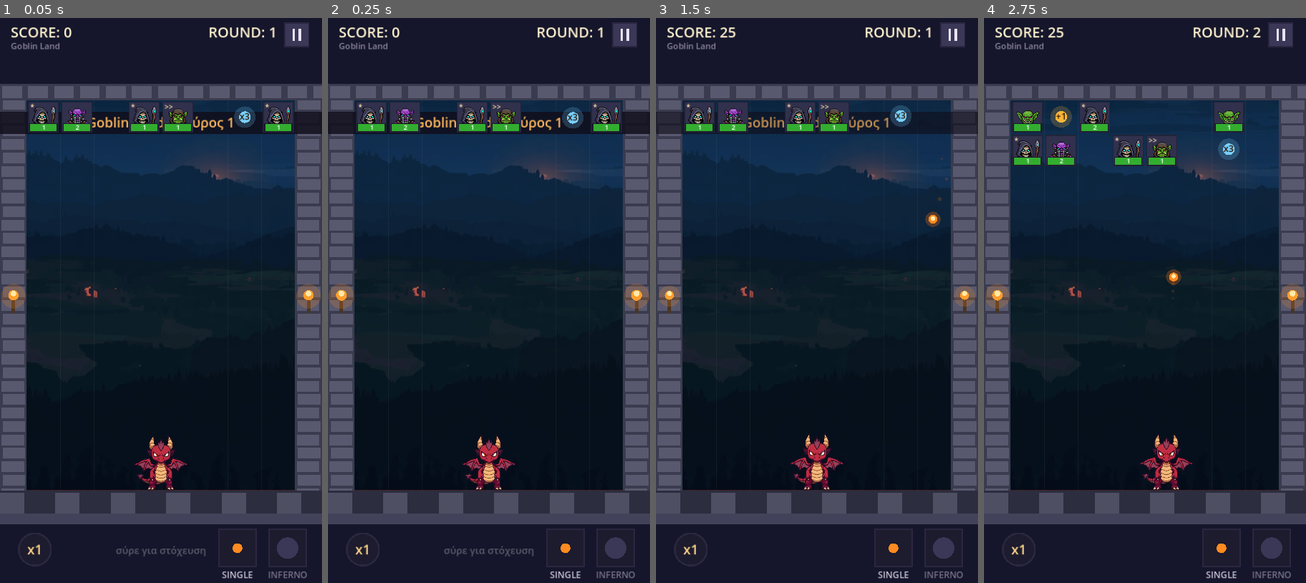
Above: before the commit, frames 1-4 (left to right).
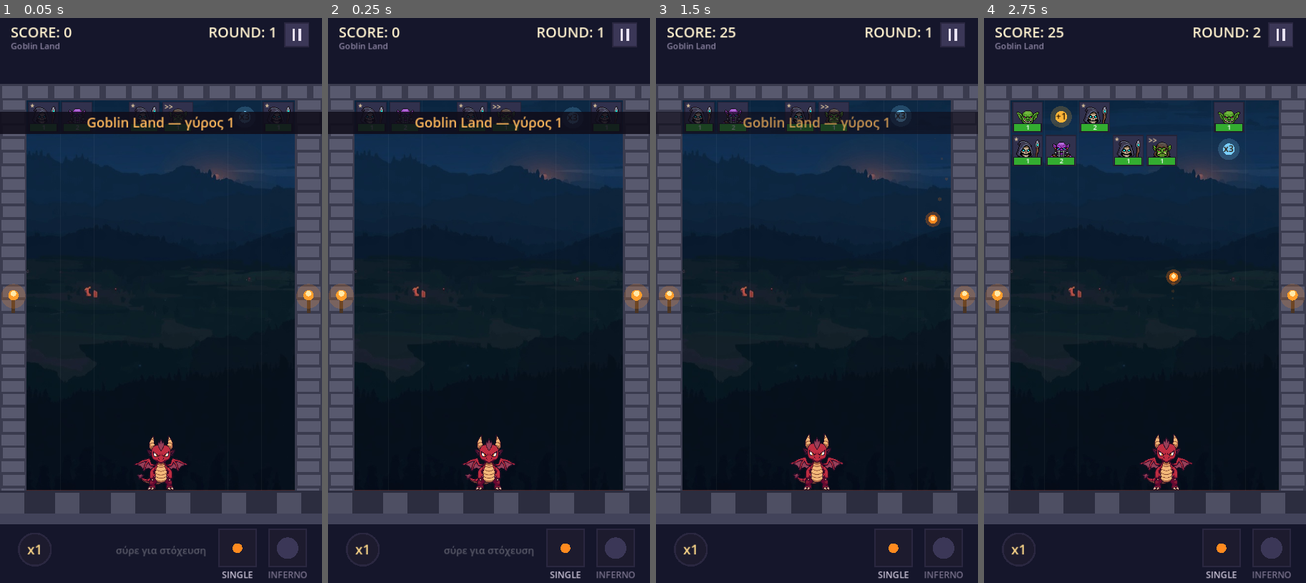
Above: after the commit, the same moments.

Repository: 40panos/-dragon
Game: Godot game, scene res://scenes/main.tscn
Two runs of this game, one before a commit and one after it. Both use one fixed random seed, a clock stepped at 60 frames per second and the inputs below.
Inputs (mouse positions are in pixels of both pictures, inside the frame that each line leads up to):
- Up to frame 1 (0.05 s): no input
- Up to frame 2 (0.25 s): no input
- Up to frame 3 (1.5 s): move the mouse to (887, 272) at 0.52 s; click (887, 272) at 0.67 s; drag from (752, 328) to (900, 119) at 1.27 s
- Up to frame 4 (2.75 s): move the mouse to (1177, 176) at 2.02 s; click (1177, 176) at 2.17 s

The runs differ from the first frame. In frame 1, 1.6% of the frame differs, in the area x 8-92%, y 16-21%; in frame 2, 1.6%; in frame 3, 1.2%; in frame 4, nothing differs.

Commit message:
Move HUD to a CanvasLayer and keep the test suite in the repo
The HUD was drawn in the main node's _draw(), so child nodes painted over it
— round banners were disappearing behind enemy blocks. A CanvasLayer draws
above all Node2D content, which also protects the boss bar and buttons as
more UI lands.

tests/run_tests.gd covers the grid, the three enemy abilities, AoE splash
capping, damage modifiers, boss unlock flow and save round-trip.

Co-Authored-By: Claude Opus 5 <noreply@anthropic.com>

Diff:
--- /dev/null
+++ b/scripts/hud.gd
@@ -0,0 +1,129 @@
+extends Node2D
+## Το HUD ζει σε CanvasLayer ώστε να σχεδιάζεται πάντα πάνω από εχθρούς και μπάλες.
+## Διαβάζει κατάσταση από το main· δεν κρατάει δική του.
+
+var m
+
+
+func _process(_delta: float) -> void:
+	queue_redraw()
+
+
+func _draw() -> void:
+	if m == null:
+		return
+	var font: Font = m.font
+	var W: float = m.W
+	var H: float = m.H
+
+	# ---------------- πάνω μπάρα
+	draw_rect(Rect2(0, 0, W, m.HUD_BAND), Color("15162b"))
+	draw_string(font, Vector2(m.frame_left() + 24.0, 50.0), "SCORE: %d" % m.score,
+		HORIZONTAL_ALIGNMENT_LEFT, -1, 32, Color("fff2cf"))
+	draw_string(font, Vector2(m.frame_right() - 400.0, 50.0), "ROUND: %d" % m.level,
+		HORIZONTAL_ALIGNMENT_RIGHT, 300.0, 32, Color("fff2cf"))
+	var area = m.current_area()
+	if area:
+		draw_string(font, Vector2(m.frame_left() + 24.0, 76.0), area.display_name,
+			HORIZONTAL_ALIGNMENT_LEFT, -1, 19, Color("8d85a3"))
+
+	var pr: Rect2 = m.pause_rect()
+	draw_rect(pr, Color("2a2740"))
+	draw_rect(Rect2(pr.position + Vector2(3, 3), pr.size - Vector2(6, 6)), Color("3b3757"))
+	draw_rect(Rect2(pr.position.x + 18.0, pr.position.y + 15.0, 6.0, 26.0), Color("e8e2f2"))
+	draw_rect(Rect2(pr.position.x + 32.0, pr.position.y + 15.0, 6.0, 26.0), Color("e8e2f2"))
+
+	# ---------------- ζωή boss ή ένδειξη power-up
+	if m.boss != null and is_instance_valid(m.boss):
+		var bw: float = m.frame_right() - m.frame_left() - 48.0
+		var br := Rect2(m.frame_left() + 24.0, 96.0, bw, 20.0)
+		draw_rect(br, Color("2a1420"))
+		var bf: float = clampf(m.boss.hp / maxf(m.boss.max_hp, 1.0), 0.0, 1.0)
+		draw_rect(Rect2(br.position + Vector2(2, 2), Vector2((bw - 4.0) * bf, 16.0)), Color("d4453a"))
+		draw_string(font, Vector2(br.position.x, br.position.y + 16.0), "BOSS",
+			HORIZONTAL_ALIGNMENT_CENTER, bw, 15, Color("ffd7c2"))
+	elif m.triple_turns > 0:
+		var pw := 288.0
+		var r := Rect2(W * 0.5 - pw * 0.5, 88.0, pw, 62.0)
+		draw_rect(r, Color("1d1b2e"))
+		draw_rect(Rect2(r.position + Vector2(3, 3), r.size - Vector2(6, 6)), Color("2a2740"))
+		var f := float(m.triple_turns) / float(m.TRIPLE_TURNS)
+		var bar := Rect2(r.position.x + 14.0, r.position.y + 12.0, 9.0, r.size.y - 24.0)
+		draw_rect(bar, Color("15162b"))
+		draw_rect(Rect2(bar.position.x, bar.position.y + bar.size.y * (1.0 - f),
+			bar.size.x, bar.size.y * f), Color("6fc3ff"))
+		draw_circle(Vector2(r.position.x + 50.0, r.position.y + 31.0), 14.0, Color("ff9e2c"))
+		draw_string(font, Vector2(r.position.x + 74.0, r.position.y + 40.0), "Triple Shot",
+			HORIZONTAL_ALIGNMENT_LEFT, -1, 25, Color("ffe1ad"))
+
+	# ---------------- κάτω μπάρα
+	draw_rect(Rect2(0, m.ui_top, W, H - m.ui_top), Color("15162b"))
+
+	var shown: int = (m.live_balls + m.to_fire) if m.phase == "shoot" else m.ball_count
+	var bc := Vector2(m.frame_left() + 78.0, m.ui_top + 56.0)
+	draw_circle(bc, 38.0, Color("2a2740"))
+	draw_circle(bc, 34.0, Color("1d1b2e"))
+	draw_string(font, Vector2(bc.x - 40.0, bc.y + 11.0), "x%d" % shown,
+		HORIZONTAL_ALIGNMENT_CENTER, 80.0, 30, Color("ffd98a"))
+
+	# διακόπτης single / AoE
+	var ar: Rect2 = m.aoe_rect()
+	draw_rect(ar, Color("2a2740"))
+	draw_rect(Rect2(ar.position + Vector2(3, 3), ar.size - Vector2(6, 6)),
+		Color("3b3757") if m.aoe_mode else Color("1d1b2e"))
+	var ac := ar.position + ar.size * 0.5
+	if m.aoe_mode:
+		draw_circle(ac, 22.0, Color(1.0, 0.55, 0.15, 0.30))
+		for d in [Vector2(1, 0), Vector2(-1, 0), Vector2(0, 1), Vector2(0, -1)]:
+			draw_circle(ac + d * 20.0, 6.0, Color("ff9e2c"))
+	draw_circle(ac, 11.0, Color("ff8a1f"))
+	draw_string(font, Vector2(ar.position.x - 22.0, ar.end.y + 24.0),
+		"AOE" if m.aoe_mode else "SINGLE",
+		HORIZONTAL_ALIGNMENT_CENTER, ar.size.x + 44.0, 20, Color("c9c2d6"))
+
+	# special με μπάρα φόρτισης
+	var sr: Rect2 = m.special_rect()
+	draw_rect(sr, Color("2a2740"))
+	draw_rect(Rect2(sr.position + Vector2(3, 3), sr.size - Vector2(6, 6)), Color("1d1b2e"))
+	var charge := 0.0
+	if m.dragon:
+		charge = clampf(m.special_charge / maxf(m.dragon.special_cost, 1.0), 0.0, 1.0)
+	draw_rect(Rect2(sr.position.x + 3.0, sr.end.y - 3.0 - (sr.size.y - 6.0) * charge,
+		sr.size.x - 6.0, (sr.size.y - 6.0) * charge), Color(0.42, 0.76, 1.0, 0.30))
+	var sc := sr.position + sr.size * 0.5
+	var ready: bool = m.special_ready()
+	draw_circle(sc, 24.0, Color("6fc3ff") if ready else Color("3b3757"))
+	if ready:
+		draw_circle(sc, 30.0 + sin(m.t * 6.0) * 2.0, Color(0.42, 0.76, 1.0, 0.18))
+	draw_string(font, Vector2(sr.position.x - 30.0, sr.end.y + 24.0),
+		m.dragon.special_name() if m.dragon else "SPECIAL",
+		HORIZONTAL_ALIGNMENT_CENTER, sr.size.x + 60.0, 20,
+		Color("ffe1ad") if ready else Color("77708a"))
+
+	if m.phase == "aim" and not m.aiming:
+		draw_string(font, Vector2(0, m.ui_top + 66.0), "σύρε για στόχευση",
+			HORIZONTAL_ALIGNMENT_CENTER, W, 22, Color(1, 1, 1, 0.30))
+
+	# ---------------- ανακοινώσεις
+	if m.banner != "":
+		var alpha := clampf(m.banner_time, 0.0, 1.0)
+		var plate := Rect2(m.frame_left(), m.PF_TOP + 26.0,
+			m.frame_right() - m.frame_left(), 50.0)
+		draw_rect(plate, Color(0.06, 0.05, 0.10, 0.88 * alpha))
+		draw_string(font, Vector2(0, plate.position.y + 35.0), m.banner,
+			HORIZONTAL_ALIGNMENT_CENTER, W, 30, Color(1.0, 0.72, 0.36, alpha))
+
+	if m.paused:
+		draw_rect(Rect2(Vector2.ZERO, Vector2(W, H)), Color(0.04, 0.03, 0.06, 0.72))
+		draw_string(font, Vector2(0, H * 0.46), "ΠΑΥΣΗ",
+			HORIZONTAL_ALIGNMENT_CENTER, W, 56, Color("ffb35c"))
+
+	if m.phase == "over":
+		draw_rect(Rect2(Vector2.ZERO, Vector2(W, H)), Color(0.04, 0.03, 0.06, 0.82))
+		draw_string(font, Vector2(0, H * 0.44), "GAME OVER",
+			HORIZONTAL_ALIGNMENT_CENTER, W, 64, Color("ff9b3d"))
+		draw_string(font, Vector2(0, H * 0.44 + 58.0),
+			"SCORE %d  •  ROUND %d  •  ρεκόρ %d" % [m.score, m.level, int(m.save.get("best_score", 0))],
+			HORIZONTAL_ALIGNMENT_CENTER, W, 28, Color("9b93ad"))
+		draw_string(font, Vector2(0, H * 0.44 + 126.0), "tap για νέο παιχνίδι",
+			HORIZONTAL_ALIGNMENT_CENTER, W, 26, Color(1, 1, 1, 0.5))
--- a/scripts/main.gd
+++ b/scripts/main.gd
@@ -94,7 +94,20 @@
 	_load_content()
 	save = SaveManager.load_data()
 	_build_walls()
+	_make_hud()
 	_start()
+
+
+## Το HUD μπαίνει σε CanvasLayer ώστε να μένει πάνω από εχθρούς και μπάλες.
+func _make_hud() -> void:
+	var layer := CanvasLayer.new()
+	layer.layer = 10
+	add_child(layer)
+	var hud := Node2D.new()
+	hud.set_script(load("res://scripts/hud.gd"))
+	hud.process_mode = Node.PROCESS_MODE_ALWAYS
+	layer.add_child(hud)
+	hud.m = self
 
 
 # ---------------------------------------------------------------- περιεχόμενο
@@ -642,9 +655,7 @@
 	_draw_ground()
 	_draw_dragon()
 	_draw_aim()
-	_draw_hud()
-	if phase == "over":
-		_draw_over()
+	# το HUD σχεδιάζεται σε CanvasLayer, δες scripts/hud.gd
 
 
 func _draw_field() -> void:
@@ -764,116 +775,3 @@
 			break
 		if i % 2 == 0:
 			draw_circle(p, 3.0, Color(1.0, 0.75, 0.35, 0.7))
-
-
-func _draw_hud() -> void:
-	# πάνω μπάρα
-	draw_rect(Rect2(0, 0, W, HUD_BAND), Color("15162b"))
-	draw_string(font, Vector2(frame_left() + 24.0, 50.0), "SCORE: %d" % score,
-		HORIZONTAL_ALIGNMENT_LEFT, -1, 32, Color("fff2cf"))
-	draw_string(font, Vector2(frame_right() - 400.0, 50.0), "ROUND: %d" % level,
-		HORIZONTAL_ALIGNMENT_RIGHT, 300.0, 32, Color("fff2cf"))
-	var area := current_area()
-	if area:
-		draw_string(font, Vector2(frame_left() + 24.0, 76.0), area.display_name,
-			HORIZONTAL_ALIGNMENT_LEFT, -1, 19, Color("8d85a3"))
-
-	var pr := pause_rect()
-	draw_rect(pr, Color("2a2740"))
-	draw_rect(Rect2(pr.position + Vector2(3, 3), pr.size - Vector2(6, 6)), Color("3b3757"))
-	draw_rect(Rect2(pr.position.x + 18.0, pr.position.y + 15.0, 6.0, 26.0), Color("e8e2f2"))
-	draw_rect(Rect2(pr.position.x + 32.0, pr.position.y + 15.0, 6.0, 26.0), Color("e8e2f2"))
-
-	# ζωή boss
-	if boss != null and is_instance_valid(boss):
-		var bw := frame_right() - frame_left() - 48.0
-		var br := Rect2(frame_left() + 24.0, 96.0, bw, 20.0)
-		draw_rect(br, Color("2a1420"))
-		var bf := clampf(boss.hp / maxf(boss.max_hp, 1.0), 0.0, 1.0)
-		draw_rect(Rect2(br.position + Vector2(2, 2), Vector2((bw - 4.0) * bf, 16.0)), Color("d4453a"))
-		draw_string(font, Vector2(br.position.x, br.position.y + 16.0), "BOSS",
-			HORIZONTAL_ALIGNMENT_CENTER, bw, 15, Color("ffd7c2"))
-	elif triple_turns > 0:
-		var pw := 288.0
-		var r := Rect2(W * 0.5 - pw * 0.5, 88.0, pw, 62.0)
-		draw_rect(r, Color("1d1b2e"))
-		draw_rect(Rect2(r.position + Vector2(3, 3), r.size - Vector2(6, 6)), Color("2a2740"))
-		var f := float(triple_turns) / float(TRIPLE_TURNS)
-		var bar := Rect2(r.position.x + 14.0, r.position.y + 12.0, 9.0, r.size.y - 24.0)
-		draw_rect(bar, Color("15162b"))
-		draw_rect(Rect2(bar.position.x, bar.position.y + bar.size.y * (1.0 - f),
-			bar.size.x, bar.size.y * f), Color("6fc3ff"))
-		draw_circle(Vector2(r.position.x + 50.0, r.position.y + 31.0), 14.0, Color("ff9e2c"))
-		draw_string(font, Vector2(r.position.x + 74.0, r.position.y + 40.0), "Triple Shot",
-			HORIZONTAL_ALIGNMENT_LEFT, -1, 25, Color("ffe1ad"))
-
-	# κάτω μπάρα
-	draw_rect(Rect2(0, ui_top, W, H - ui_top), Color("15162b"))
-
-	var shown := (live_balls + to_fire) if phase == "shoot" else ball_count
-	var bc := Vector2(frame_left() + 78.0, ui_top + 56.0)
-	draw_circle(bc, 38.0, Color("2a2740"))
-	draw_circle(bc, 34.0, Color("1d1b2e"))
-	draw_string(font, Vector2(bc.x - 40.0, bc.y + 11.0), "x%d" % shown,
-		HORIZONTAL_ALIGNMENT_CENTER, 80.0, 30, Color("ffd98a"))
-
-	# διακόπτης single / AoE
-	var ar := aoe_rect()
-	draw_rect(ar, Color("2a2740"))
-	draw_rect(Rect2(ar.position + Vector2(3, 3), ar.size - Vector2(6, 6)),
-		Color("3b3757") if aoe_mode else Color("1d1b2e"))
-	var ac := ar.position + ar.size * 0.5
-	if aoe_mode:
-		draw_circle(ac, 22.0, Color(1.0, 0.55, 0.15, 0.30))
-		for d in [Vector2(1, 0), Vector2(-1, 0), Vector2(0, 1), Vector2(0, -1)]:
-			draw_circle(ac + d * 20.0, 6.0, Color("ff9e2c"))
-	draw_circle(ac, 11.0, Color("ff8a1f"))
-	draw_string(font, Vector2(ar.position.x - 22.0, ar.end.y + 24.0),
-		"AOE" if aoe_mode else "SINGLE",
-		HORIZONTAL_ALIGNMENT_CENTER, ar.size.x + 44.0, 20, Color("c9c2d6"))
-
-	# special με μπάρα φόρτισης
-	var sr := special_rect()
-	draw_rect(sr, Color("2a2740"))
-	draw_rect(Rect2(sr.position + Vector2(3, 3), sr.size - Vector2(6, 6)), Color("1d1b2e"))
-	var charge := 0.0
-	if dragon:
-		charge = clampf(special_charge / maxf(dragon.special_cost, 1.0), 0.0, 1.0)
-	draw_rect(Rect2(sr.position.x + 3.0, sr.end.y - 3.0 - (sr.size.y - 6.0) * charge,
-		sr.size.x - 6.0, (sr.size.y - 6.0) * charge), Color(0.42, 0.76, 1.0, 0.30))
-	var sc := sr.position + sr.size * 0.5
-	var ready := special_ready()
-	draw_circle(sc, 24.0, Color("6fc3ff") if ready else Color("3b3757"))
-	if ready:
-		draw_circle(sc, 30.0 + sin(t * 6.0) * 2.0, Color(0.42, 0.76, 1.0, 0.18))
-	draw_string(font, Vector2(sr.position.x - 30.0, sr.end.y + 24.0),
-		dragon.special_name() if dragon else "SPECIAL",
-		HORIZONTAL_ALIGNMENT_CENTER, sr.size.x + 60.0, 20,
-		Color("ffe1ad") if ready else Color("77708a"))
-
-	if phase == "aim" and not aiming:
-		draw_string(font, Vector2(0, ui_top + 66.0), "σύρε για στόχευση",
-			HORIZONTAL_ALIGNMENT_CENTER, W, 22, Color(1, 1, 1, 0.30))
-
-	if banner != "":
-		var alpha := clampf(banner_time, 0.0, 1.0)
-		var plate := Rect2(frame_left(), PF_TOP + 26.0, frame_right() - frame_left(), 50.0)
-		draw_rect(plate, Color(0.06, 0.05, 0.10, 0.82 * alpha))
-		draw_string(font, Vector2(0, plate.position.y + 35.0), banner,
-			HORIZONTAL_ALIGNMENT_CENTER, W, 30, Color(1.0, 0.72, 0.36, alpha))
-
-	if paused:
-		draw_rect(Rect2(Vector2.ZERO, Vector2(W, H)), Color(0.04, 0.03, 0.06, 0.72))
-		draw_string(font, Vector2(0, H * 0.46), "ΠΑΥΣΗ",
-			HORIZONTAL_ALIGNMENT_CENTER, W, 56, Color("ffb35c"))
-
-
-func _draw_over() -> void:
-	draw_rect(Rect2(Vector2.ZERO, Vector2(W, H)), Color(0.04, 0.03, 0.06, 0.82))
-	draw_string(font, Vector2(0, H * 0.44), "GAME OVER",
-		HORIZONTAL_ALIGNMENT_CENTER, W, 64, Color("ff9b3d"))
-	draw_string(font, Vector2(0, H * 0.44 + 58.0),
-		"SCORE %d  •  ROUND %d  •  ρεκόρ %d" % [score, level, int(save.get("best_score", 0))],
-		HORIZONTAL_ALIGNMENT_CENTER, W, 28, Color("9b93ad"))
-	draw_string(font, Vector2(0, H * 0.44 + 126.0), "tap για νέο παιχνίδι",
-		HORIZONTAL_ALIGNMENT_CENTER, W, 26, Color(1, 1, 1, 0.5))
--- /dev/null
+++ b/tests/run_tests.gd
@@ -0,0 +1,159 @@
+extends SceneTree
+## Λειτουργικά tests για τα συστήματα του παιχνιδιού.
+##
+## Τρέξε το από τον φάκελο του project:
+##   godot --headless --script tests/run_tests.gd
+##
+## Τρέξε το πριν ανοίξεις PR. Αν κάτι κοκκινίσει, κάτι έσπασε.
+
+var pass_n := 0
+var fail_n := 0
+
+
+func ok(label: String, cond: bool, extra := "") -> void:
+	if cond:
+		pass_n += 1
+		print("  OK   %s %s" % [label, extra])
+	else:
+		fail_n += 1
+		print("  FAIL %s %s" % [label, extra])
+
+
+func _initialize() -> void:
+	var m = load("res://scenes/main.tscn").instantiate()
+	root.add_child(m)
+	await process_frame
+
+	print("--- περιεχόμενο ---")
+	ok("φορτώθηκαν περιοχές", m.areas.size() >= 2, "(%d)" % m.areas.size())
+	ok("φορτώθηκαν δράκοι", m.dragons.size() >= 2, "(%d)" % m.dragons.size())
+	ok("επιλέχθηκε δράκος", m.dragon != null, str(m.dragon.id if m.dragon else "-"))
+	ok("πλέγμα γεμάτο μετά την 1η σειρά", m.grid.blocks().size() > 0, "(%d)" % m.grid.blocks().size())
+	ok("death_row υπολογίστηκε", m.death_row == 11, "(%d)" % m.death_row)
+
+	print("--- πλέγμα με αποτύπωμα ---")
+	for b in m.grid.blocks():
+		m.grid.erase(b)
+		b.queue_free()
+	await process_frame
+	var boss_type = m.enemy_by_id.get("warlock_boss")
+	var big = m._make_block(2, 0, boss_type, 50.0, 3, 2, true)
+	ok("boss πιάνει 6 κελιά", m.grid.at(2, 0) == big and m.grid.at(4, 1) == big)
+	ok("δεν χωράει άλλος μέσα του", not m.grid.fits(3, 1, 1, 1))
+	ok("χωράει δίπλα του", m.grid.fits(5, 0, 1, 1))
+	var side = m._make_block(5, 0, m.enemy_by_id["goblin"], 5.0, 1, 1, false)
+	ok("γείτονας εντοπίζεται", m.grid.neighbors(big).has(side))
+
+	print("--- ασπίδα ---")
+	var kn = m._make_block(0, 4, m.enemy_by_id["knight"], 10.0, 1, 1, false)
+	var sh = kn.ability as ShieldAbility
+	ok("ασπίδα αρχικοποιήθηκε", sh != null and sh.shield > 0.0, "(%.0f)" % (sh.shield if sh else 0.0))
+	var before_hp = kn.hp
+	kn.take_damage(4.0)
+	ok("η ζωή δεν πειράχτηκε όσο αντέχει η ασπίδα", kn.hp == before_hp,
+		"hp=%.1f shield=%.1f" % [kn.hp, sh.shield])
+	kn.take_damage(20.0)
+	ok("μετά το σπάσιμο περνάει ζημιά", kn.hp < before_hp, "hp=%.1f" % kn.hp)
+
+	print("--- καβαλάρης ---")
+	var rider = m._make_block(1, 1, m.enemy_by_id["orc"], 5.0, 1, 1, false)
+	var ra = rider.ability as RiderAbility
+	ok("έχει ability καβαλάρη", ra != null)
+	var r1 = ra.advance_rows(rider, 1)
+	var r2 = ra.advance_rows(rider, 1)
+	ok("1ος γύρος απλό βήμα", r1 == 1, "(%d)" % r1)
+	ok("2ος γύρος διπλό βήμα", r2 == 2, "(%d)" % r2)
+
+	print("--- καλεστής ---")
+	var before_count = m.grid.blocks().size()
+	var wl = m._make_block(7, 0, m.enemy_by_id["warlock"], 8.0, 1, 1, false)
+	var sa = wl.ability as SummonerAbility
+	sa.every = 1
+	sa.on_round_end(wl, m)
+	await process_frame
+	ok("γεννήθηκε minion", m.grid.blocks().size() > before_count + 1,
+		"(%d -> %d)" % [before_count, m.grid.blocks().size()])
+
+	print("--- AoE splash ---")
+	for b in m.grid.blocks():
+		m.grid.erase(b)
+		b.queue_free()
+	await process_frame
+	var center = m._make_block(3, 3, m.enemy_by_id["goblin"], 20.0, 1, 1, false)
+	var left = m._make_block(2, 3, m.enemy_by_id["goblin"], 20.0, 1, 1, false)
+	var right = m._make_block(4, 3, m.enemy_by_id["goblin"], 20.0, 1, 1, false)
+	m.aoe_mode = true
+	m.special_charge = 0.0
+	var ball = load("res://scenes/ball.tscn").instantiate()
+	m.add_child(ball)
+	ball.damage = 1.0
+	m._on_ball_struck(center, ball)
+	ok("ο στόχος έφαγε ζημιά", center.hp == 19.0, "hp=%.2f" % center.hp)
+	ok("οι γείτονες έφαγαν splash", left.hp == 19.0 and right.hp == 19.0,
+		"L=%.2f R=%.2f" % [left.hp, right.hp])
+	m._on_ball_struck(center, ball)
+	ok("2ο χτύπημα ίδιας μπάλας: στόχος ξανά", center.hp == 18.0, "hp=%.2f" % center.hp)
+	ok("2ο χτύπημα ίδιας μπάλας: γείτονες ΟΧΙ ξανά", left.hp == 19.0, "L=%.2f" % left.hp)
+	ok("το special φόρτισε από τη ζημιά", m.special_charge > 0.0, "(%.2f)" % m.special_charge)
+	ball.queue_free()
+	m.aoe_mode = false
+
+	print("--- ζημιά μπάλας ---")
+	m.balls_fired = 0
+	m.inferno_active = false
+	ok("κανονική μπάλα = 1.0", is_equal_approx(m._ball_damage(), 1.0))
+	m.balls_fired = 4
+	ok("passive: 5η μπάλα = 2.0", is_equal_approx(m._ball_damage(), 2.0))
+	m.balls_fired = 0
+	m.inferno_active = true
+	ok("inferno = 3.0", is_equal_approx(m._ball_damage(), 3.0))
+	m.aoe_mode = true
+	ok("inferno + AoE = 0.99", absf(m._ball_damage() - 0.99) < 0.001, "(%.2f)" % m._ball_damage())
+	m.aoe_mode = false
+	m.inferno_active = false
+
+	print("--- boss και περιοχές ---")
+	for b in m.grid.blocks():
+		m.grid.erase(b)
+		b.queue_free()
+	await process_frame
+	m.boss = null
+	m.level = 20
+	m._add_row()
+	await process_frame
+	ok("ο boss εμφανίστηκε στον γύρο 20", m.boss != null)
+	if m.boss:
+		ok("ο boss πιάνει 3x2", m.boss.cw == 3 and m.boss.ch == 2)
+		ok("ο boss έχει πολλή ζωή", m.boss.max_hp >= 200.0, "(%.0f)" % m.boss.max_hp)
+		m.save["unlocked_areas"] = 1
+		m.save["unlocked_dragons"] = ["ember"]
+		m.boss.take_damage(m.boss.max_hp + 10.0)
+		await process_frame
+		ok("η περιοχή ξεκλείδωσε", int(m.save["unlocked_areas"]) == 2,
+			"(%s)" % m.save["unlocked_areas"])
+		ok("ξεκλείδωσε νέος δράκος", m.save["unlocked_dragons"].has("frost"),
+			str(m.save["unlocked_dragons"]))
+
+	print("--- ροή γύρου ---")
+	var before_level = m.level
+	m._end_turn()
+	await process_frame
+	ok("ο γύρος προχώρησε", m.level == before_level + 1, "(%d)" % m.level)
+	var misplaced := 0
+	for b in m.grid.blocks():
+		var want = m.block_center(b.col, b.row, b.cw, b.ch)
+		if absf(b.position.x - want.x) > 1.0:
+			misplaced += 1
+	ok("κόμβοι συγχρονισμένοι με το πλέγμα", misplaced == 0, "(%d εκτός)" % misplaced)
+
+	print("--- αποθήκευση ---")
+	var d = SaveManager.defaults()
+	d["best_score"] = 4242
+	SaveManager.save_data(d)
+	var back = SaveManager.load_data()
+	ok("το σκορ επιβίωσε", int(back["best_score"]) == 4242, "(%s)" % back["best_score"])
+	ok("υπάρχει πεδίο έκδοσης", int(back["version"]) == SaveManager.VERSION)
+
+	print("")
+	print("=== %d πέρασαν, %d απέτυχαν ===" % [pass_n, fail_n])
+	quit(1 if fail_n > 0 else 0)
